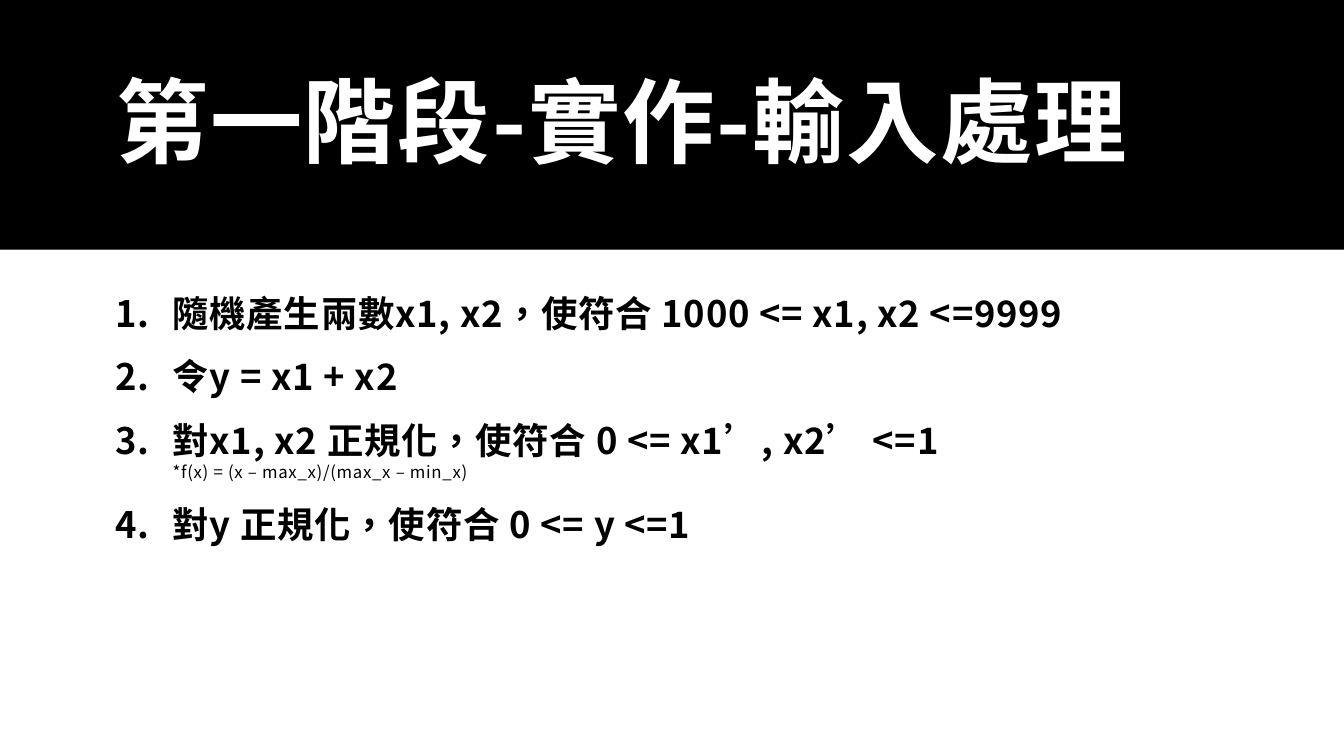
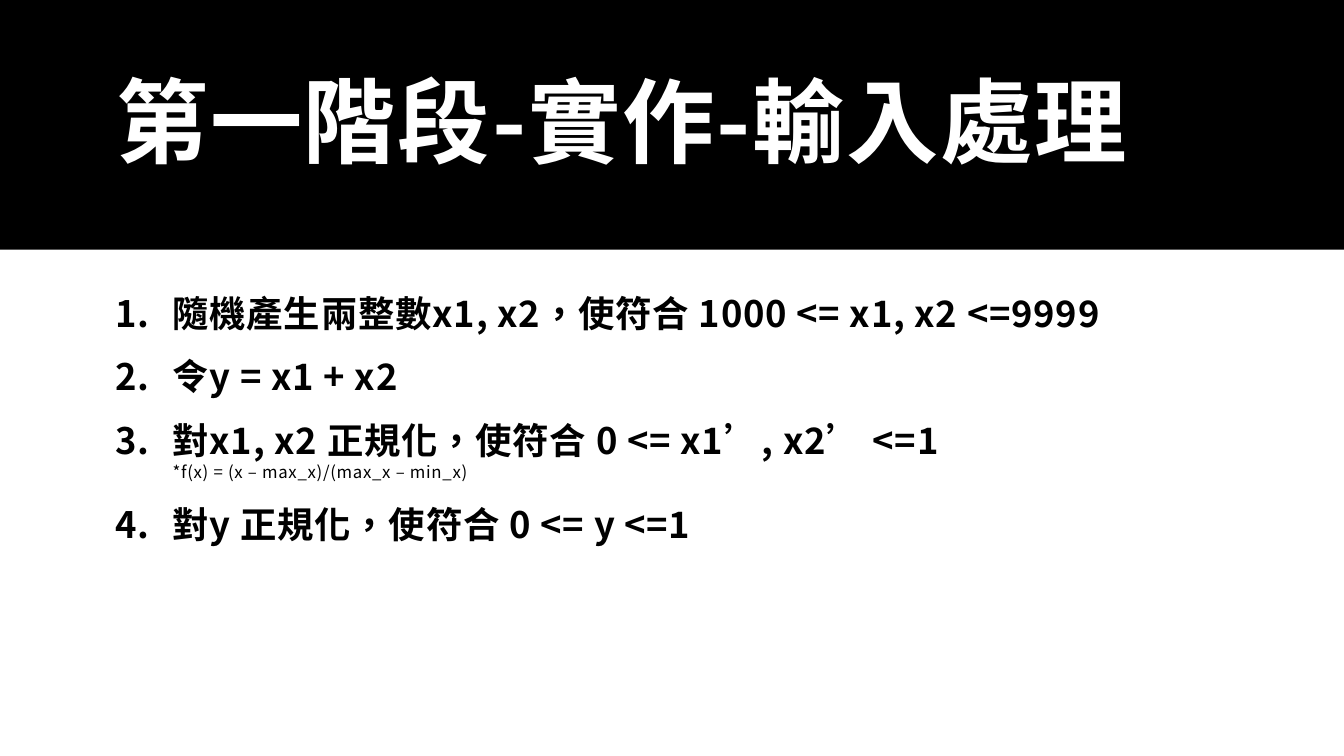
Before and after one commit to jihshiann/NeuralNetwork, a slide deck: slide 7 of 實驗室第二次訓練作業.pptx. Drawn at 1344x756 pixels with LibreOffice and Linux fonts; fonts in the diff are those of the drawing. Boxes give left, top, right and bottom in pixels: in the first picture for what was removed or moved away, otherwise in the second. Text is boxed around its words. In the diff, an @@ line names an element or a change of style, - is before the commit and + after.

```diff
--- a/實驗室第二次訓練作業.pptx
+++ b/實驗室第二次訓練作業.pptx
@@ text at (173, 295, 1099, 335): text changed @@
-1. 隨機產生兩數x1, x2，使符合 1000 <= x1, x2 <=9999
+1. 隨機產生兩整數x1, x2，使符合 1000 <= x1, x2 <=9999
```
Also in this commit, not shown: 4 other files.
